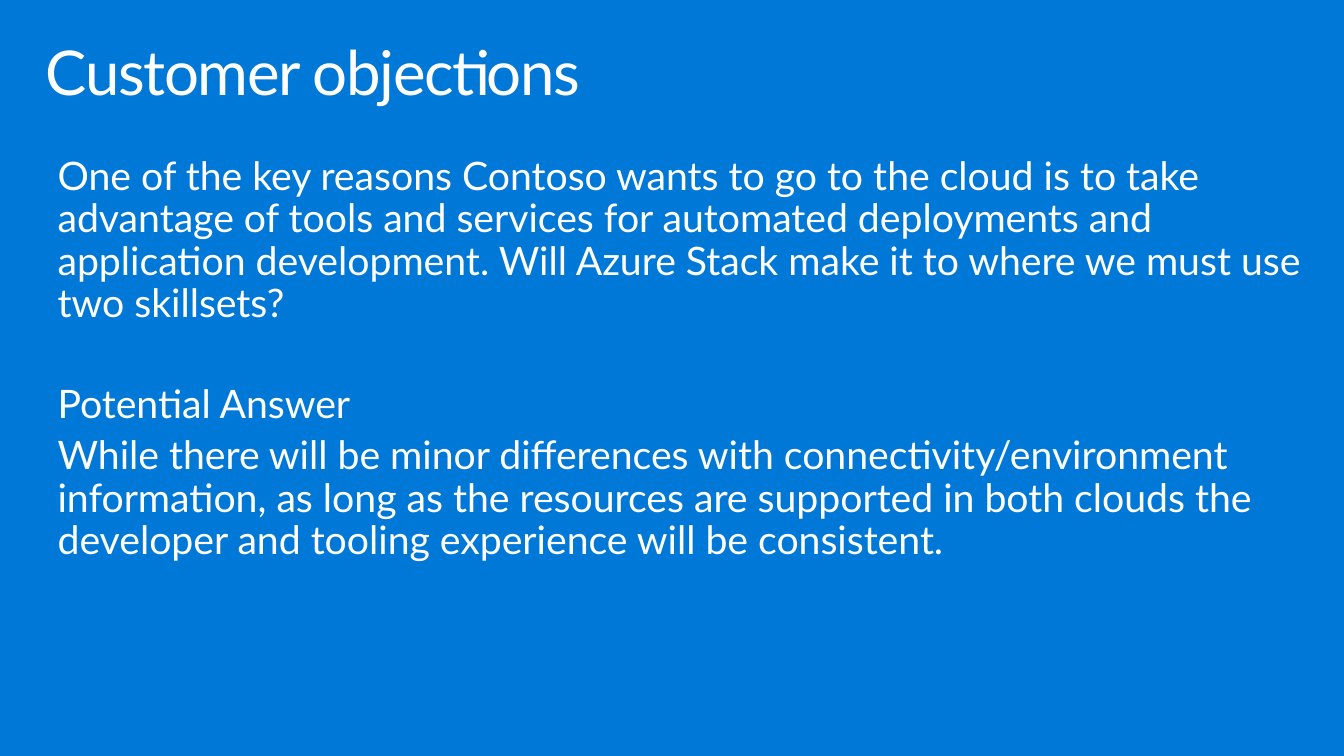
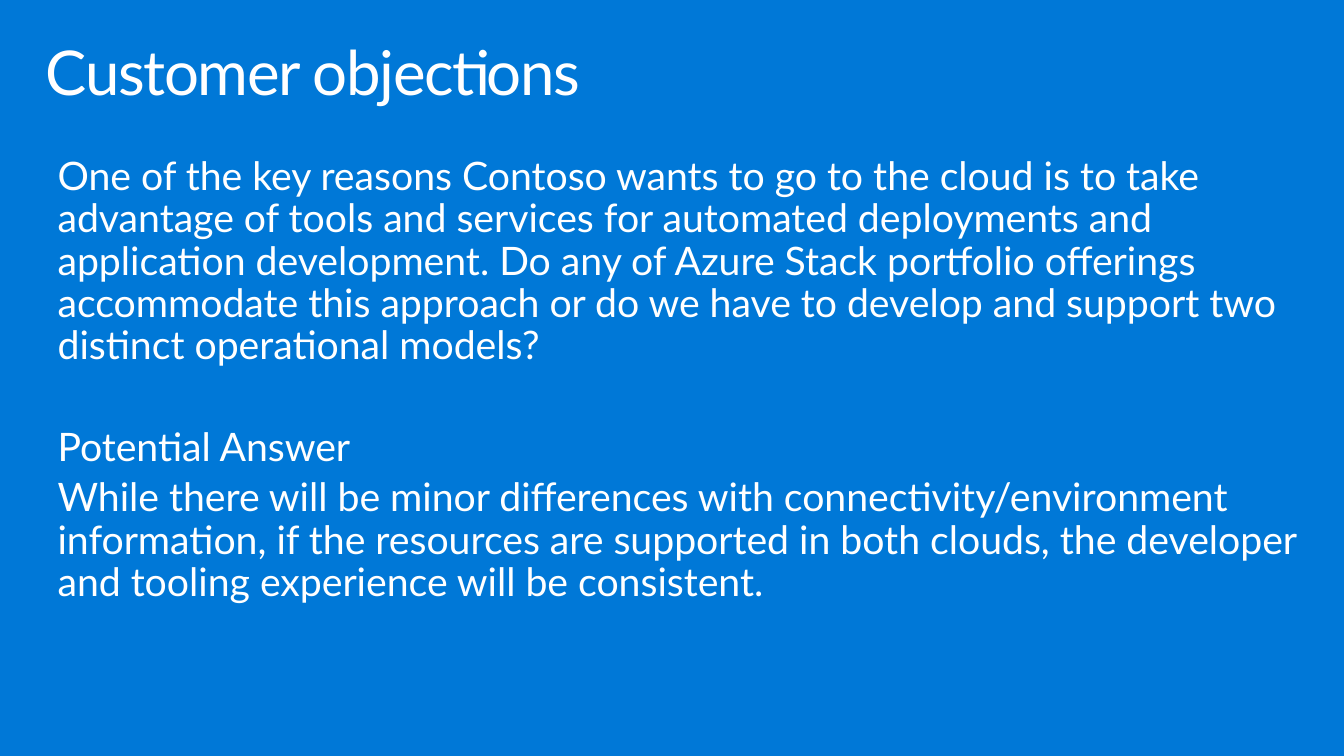
Before and after one commit to polichtm/MCW-Azure-Stack, a slide deck: slide 49 of Whiteboard design session/WDS trainer presentation - Azure Stack.pptx (slide 35 before the commit). Drawn at 1344x756 pixels with LibreOffice and Linux fonts; fonts in the diff are those of the drawing. Boxes give left, top, right and bottom in pixels: in the first picture for what was removed or moved away, otherwise in the second. Text is boxed around its words. In the diff, an @@ line names an element or a change of style, - is before the commit and + after.

```diff
--- a/Whiteboard design session/WDS trainer presentation - Azure Stack.pptx
+++ b/Whiteboard design session/WDS trainer presentation - Azure Stack.pptx
@@ text at <box>58,161,1276,366</box>: text changed @@
-One of the key reasons Contoso wants to go to the cloud is to take advantage of tools and services for automated deployments and application development. Will Azure Stack make it to where we must use two skillsets?
+One of the key reasons Contoso wants to go to the cloud is to take advantage of tools and services for automated deployments and application development. Do any of Azure Stack portfolio offerings accommodate this approach or do we have to develop and support two distinct operational models?
@@ text at <box>58,482,1297,603</box>: text changed @@
-While there will be minor differences with connectivity/environment information, as long as the resources are supported in both clouds the developer and tooling experience will be consistent.
+While there will be minor differences with connectivity/environment information, if the resources are supported in both clouds, the developer and tooling experience will be consistent.
```
Also in this commit, not shown: 24 other slides changed, 15 slides added, 1 slide removed, 2 other files.
